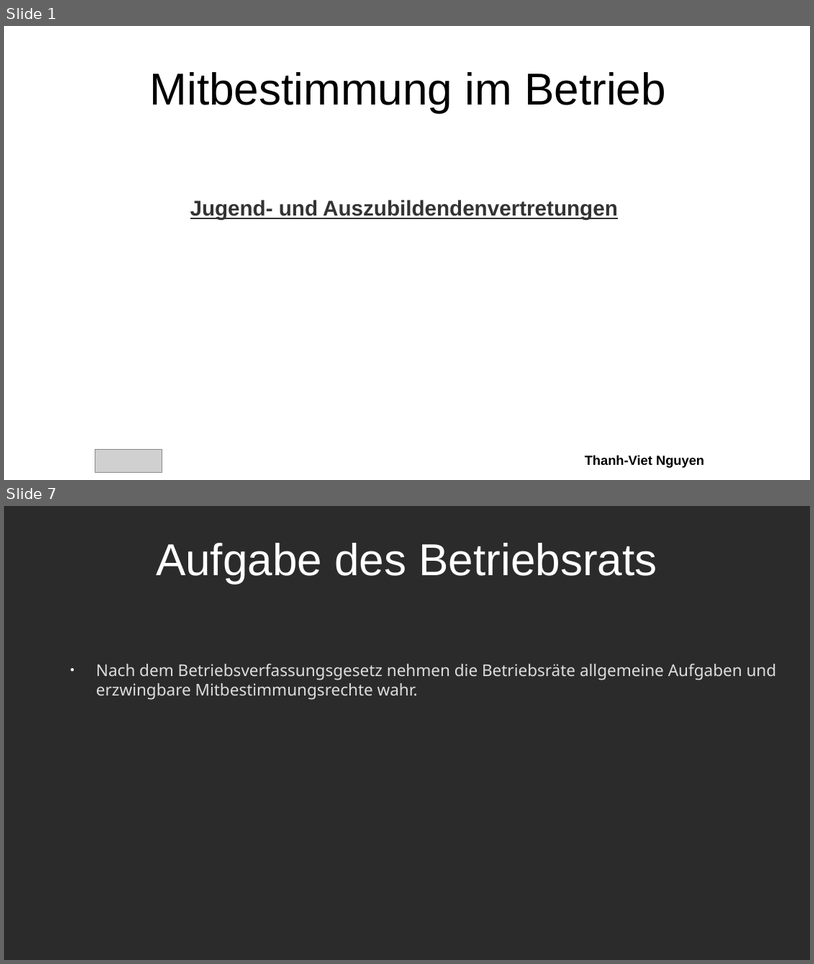
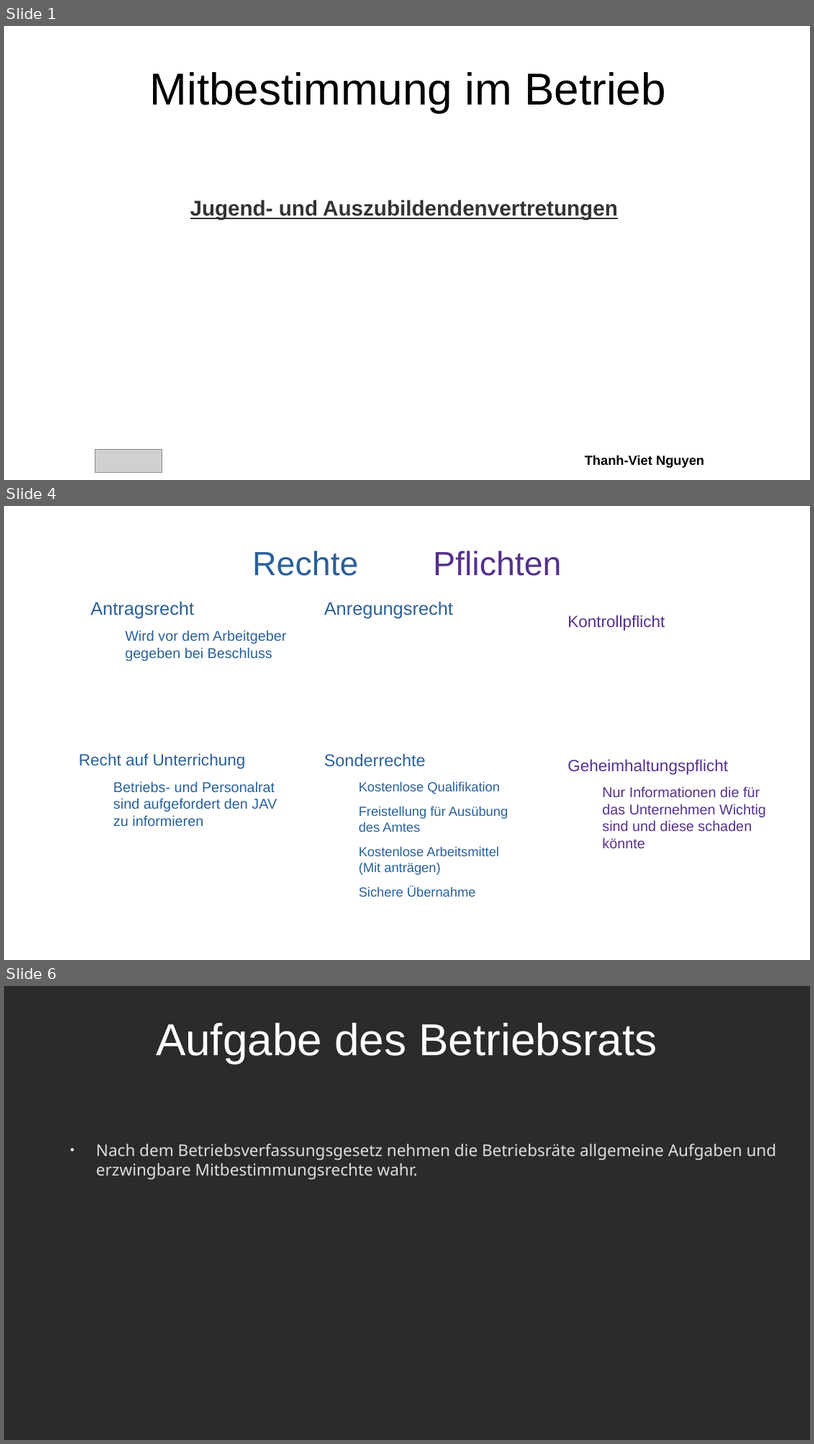
Before and after one commit to Quanterm/Mitbestimmung-im-Betrieb, a slide deck: Jugend- und Auszubildendenvertretungen.odp. Shown one above the other, each under a label of ours: slides 1 and 7 before the commit, slides 1, 4 and 6 after it; the slides between them are not shown. The pictures are 814x964 and 814x1444 pixels, drawn with LibreOffice and Linux fonts; fonts in the diff are those of the drawing; grey boxes stand for pictures; background and template pictures are left out; a plain dark background stands for a picture behind light text. Boxes give left, top, right and bottom in pixels: in the first picture for what was removed or moved away, otherwise in the second. Text is boxed around its words. In the diff, an @@ line names an element or a change of style, - is before the commit and + after.

```diff
--- a/Jugend- und Auszubildendenvertretungen.odp
+++ b/Jugend- und Auszubildendenvertretungen.odp
@@ slide 4 added at <box>4,506,810,960</box>, background picture (left out) @@
@@ title added at <box>252,551,561,576</box>, 33 pt, text #55308D @@
+Rechte und Pflichten
@@ text added at <box>90,601,286,661</box>, 14 pt, text #2A6099 @@
+● Antragsrecht
+  − Wird vor dem Arbeitgeber gegeben bei Beschluss
@@ text added at <box>324,601,453,618</box>, 18 pt, text #2A6099 @@
+● Anregungsrecht
@@ text added at <box>568,615,665,631</box>, 16 pt, text #55308D @@
+● Kontrollpflicht
@@ text added at <box>79,753,277,826</box>, 14 pt, text #2A6099 @@
+● Recht auf Unterrichung
+  − Betriebs- und Personalrat sind aufgefordert den JAV zu informieren
@@ text added at <box>324,754,508,896</box>, 12.9 pt, text #2A6099 @@
+● Sonderrechte
+  − Kostenlose Qualifikation
+  − Freistellung für Ausübung des Amtes
+  − Kostenlose Arbeitsmittel (Mit anträgen)
+  − Sichere Übernahme
@@ text added at <box>568,759,766,848</box>, 14 pt, text #55308D @@
+● Geheimhaltungspflicht
+  − Nur Informationen die für das Unternehmen Wichtig sind und diese schaden könnte
@@ what was slide 7 is now slide 6 @@
```
Also in this commit, not shown: 3 slides changed, 1 other slide added, 4 slides removed, 1 other file.
